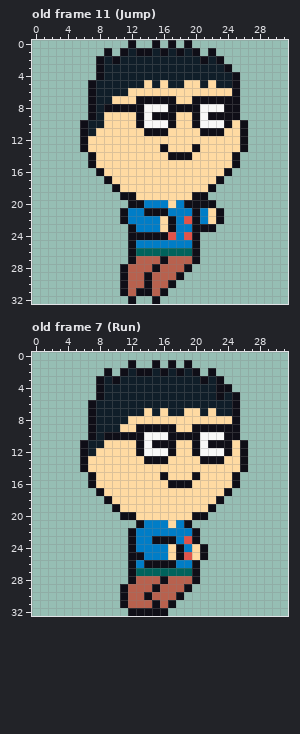
One commit to this pixel-art file: 2D Platformer/Assets/Sprites/Characters/mikeNew.aseprite. Above, as it was before the edit.
32x33 pixels, 20 frames. Shown: old frame 11 (Jump), old frame 7 (Run). The commit also changed other frames, which this record leaves out.
And afterwards:
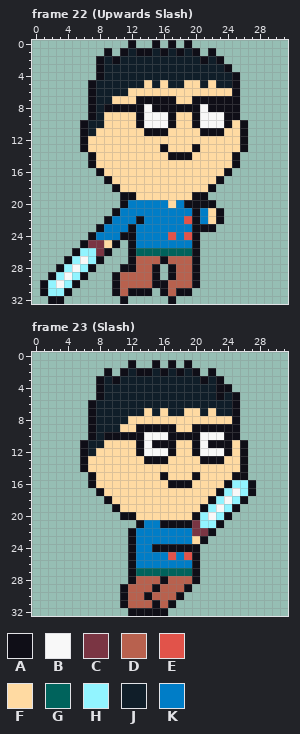
Palette (. is transparent): A #0f0e17  B #f8f8f8  C #7a3543  D #b8614e  E #e1534a  F #ffdaa2  G #00635c  H #92f4ff  J #101e29  K #007dc7
A new or re-ordered frame is compared with the old frame closest to it.
Log entry: but of animation :/
Changes in this commit:
frames 20 -> 24
Changed rows in their new state; - is an unchanged pixel.
Frame 22 (Upwards Slash) is new; against old frame 11 (Jump), layers "Facial Features", "Body":
first column x 15:
 8 AA-----AA
 9 BB-----BB
first column x 1:
20 ----------AKK-------
21 ---------AK--KKK----
22 --------AKK-A--KK---
23 -------AKKK----KK---
24 ------AKKKA-KKKK----
25 -----ACCFA----------
26 ----AHHCA-----------
27 ---AHBHA------------
28 --AHBHA----A---.A-DA
29 -AHBHA---AD--DA.ADDA
30 AHBHA----AD--DAADDDA
31 AHHA-----ADA--.-DAA-
32 -AA-------A.--.-A---
Frame 23 (Slash) is new; against old frame 7 (Run), layer "Body":
first column x 13:
15 -------------A-
16 -----------AHHA
17 ----------AHBHA
18 ---------AHBHA-
19 --------AHBHA--
20 --------HBHA---
21 ---AAA-CHHA----
22 -------CCA-----
23 --KKK-KFA------
24 --AAA-AA.------
25 K---EK-A.------
26 -KKKK----------
Where, in picture pixels (left, top, right, bottom), the same in both pictures:
changed: (152, 104, 168, 120)
changed: (208, 104, 224, 120)
changed: (40, 200, 200, 304)
changed: (136, 472, 256, 568)
